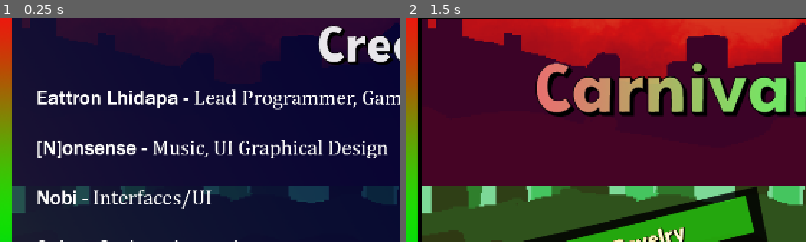
Above: before the commit, frames 1-2 (left to right).
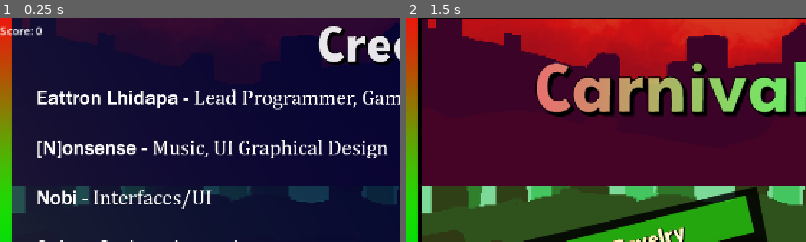
Above: after the commit, the same moments.

Repository: RenattoPadilha/Carnival-Rhythm
Game: Godot game, scene res://Assets/Scenes/UI/Credits.tscn
Same seed, same stepped clock (60 frames per second), same inputs: the game is played once before the commit and once after it. This scene is started directly instead of the project's main scene. The engine's default icon, where the game draws it, is replaced by a stand-in: a white triangle on a blue panel in a dark square. Sound files missing from this copy of the repository are replaced by a short silence.
Inputs (mouse positions are % of the whole screen's width and height, from its top left):
- Up to frame 1 (0.25 s): no input
- Up to frame 2 (1.5 s): tap Enter (ui_accept) at 0.5, 0.77 s; hold W (move_up) 0.53-1.25 s; tap Space (Action) at 0.6 s; click (53, 88) at 1.25 s
The pictures show only the part of the screen within x 0-50%, y 2-52%; the shares and areas given below are measured in that part.

The runs differ from the first frame. In frame 1, 0.3% of the frame differs, in the area x 0-11%, y 3-9%; in frame 2, nothing differs.

Commit message:
UI Update and End Music Bugfix

Diff:
--- a/Assets/Autoload/Conductor.gd
+++ b/Assets/Autoload/Conductor.gd
@@ -2,6 +2,7 @@
 
 signal beat_emitted(beat_number: int)
 signal measure_emitted(measure_number: int)
+const CENA_CREDITOS = "res://Assets/Scenes/UI/Credits.tscn"
 
 @export var bpm: int = 120
 @export var measures: int = 4
@@ -14,6 +15,7 @@
 
 func _ready() -> void:
 	audio_offset = AudioServer.get_output_latency()
+	finished.connect(_on_song_finished)
 
 func load_song(music_stream: AudioStream, new_bpm: int, new_measures: int = 4):
 	stream = music_stream
@@ -57,3 +59,7 @@
 func stop_music():
 	stop()
 	song_position = 0.0
+
+func _on_song_finished():
+	stop()
+	get_tree().change_scene_to_file(CENA_CREDITOS)
--- a/Assets/Scenes/UI/Credits.tscn
+++ b/Assets/Scenes/UI/Credits.tscn
@@ -3,6 +3,7 @@
 [ext_resource type="Script" uid="uid://ccai0pu2njfcv" path="res://Assets/Scripts/Credits.gd" id="1_0qanj"]
 [ext_resource type="Texture2D" uid="uid://dx1hnfpibpcyh" path="res://Assets/Telas/Creditos.png" id="1_rxc7t"]
 [ext_resource type="Texture2D" uid="uid://uwjmr8ni50s4" path="res://Assets/Telas/MenuBotao.png" id="2_0qanj"]
+[ext_resource type="PackedScene" uid="uid://dgmmvub3dty8m" path="res://Assets/Scenes/Score.tscn" id="4_eoitb"]
 
 [node name="Credits" type="Control" unique_id=2021607609]
 layout_mode = 3
@@ -29,4 +30,6 @@
 texture_hover = ExtResource("2_0qanj")
 texture_focused = ExtResource("2_0qanj")
 
+[node name="Score" parent="." unique_id=911321027 instance=ExtResource("4_eoitb")]
+
 [connection signal="pressed" from="Menu" to="." method="_on_botao_menu_pressed"]
--- a/Assets/Scenes/UI/GameOver.tscn
+++ b/Assets/Scenes/UI/GameOver.tscn
@@ -3,6 +3,7 @@
 [ext_resource type="Script" uid="uid://bb1531l0v4jva" path="res://Assets/Scripts/GameOver.gd" id="1_diu4k"]
 [ext_resource type="Texture2D" uid="uid://cyf6boa0gahy5" path="res://Assets/Telas/GameOver.png" id="1_h4gtq"]
 [ext_resource type="Texture2D" uid="uid://uwjmr8ni50s4" path="res://Assets/Telas/MenuBotao.png" id="2_4tjhv"]
+[ext_resource type="PackedScene" uid="uid://dgmmvub3dty8m" path="res://Assets/Scenes/Score.tscn" id="4_e77tp"]
 
 [node name="GameOver" type="Control" unique_id=1280492608]
 layout_mode = 3
@@ -36,4 +37,6 @@
 texture_hover = ExtResource("2_4tjhv")
 texture_focused = ExtResource("2_4tjhv")
 
+[node name="Score" parent="." unique_id=911321027 instance=ExtResource("4_e77tp")]
+
 [connection signal="pressed" from="Menu" to="." method="_on_botao_menu_pressed"]
--- a/Assets/Scripts/HPDisplay.gd
+++ b/Assets/Scripts/HPDisplay.gd
@@ -15,4 +15,4 @@
 		text = "Erro: Player não achado"
 
 func _update_text(current, max_hp):
-	text = "VIDA: " + str(current) + " / " + str(max_hp)
+	text = "Lives: " + str(current) + " / " + str(max_hp)
